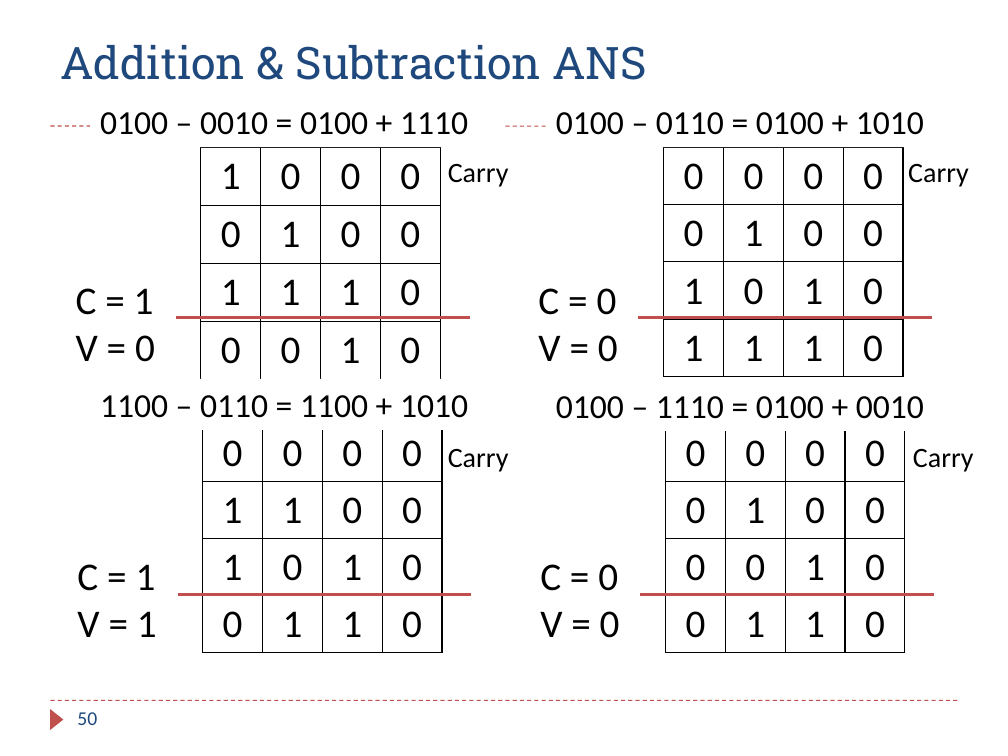
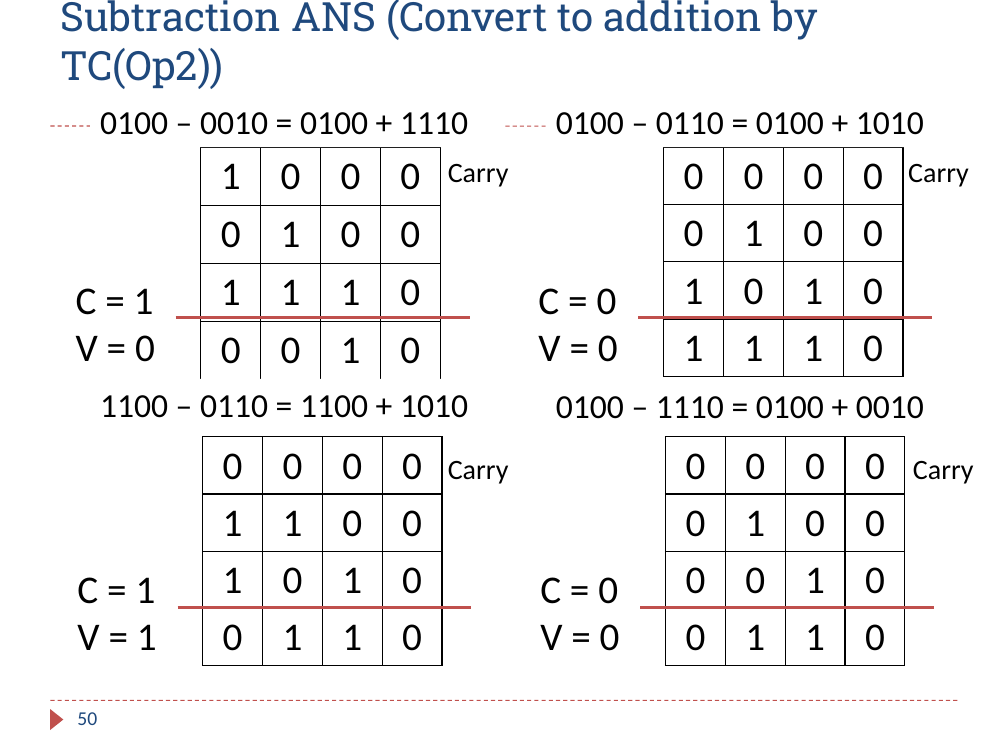
Before and after one commit to guhofstra/CSC111Fa26, a slide deck: slide 50 of PPTs/Ch4_ARM_Arithmetic_Logic_Exercises_ANS.pptx. Drawn at 1008x756 pixels with LibreOffice and Linux fonts; fonts in the diff are those of the drawing. Boxes give left, top, right and bottom in pixels: in the first picture for what was removed or moved away, otherwise in the second. Text is boxed around its words. In the diff, an @@ line names an element or a change of style, - is before the commit and + after.

```diff
--- a/PPTs/Ch4_ARM_Arithmetic_Logic_Exercises_ANS.pptx
+++ b/PPTs/Ch4_ARM_Arithmetic_Logic_Exercises_ANS.pptx
@@ title at [60, 0, 818, 89]: text changed; size 32 to 28.8 pt @@
-Addition & Subtraction ANS
+Subtraction ANS (Convert to addition by TC(Op2))
@@ 4 texts: place and size @@
-4 texts at [77, 448, 974, 638]
+4 texts at [77, 460, 974, 651]
@@ 2 tables, 2 lines: place and size @@
-2 tables, 2 lines at [177, 424, 934, 653]
+2 tables, 2 lines at [177, 436, 934, 665]
```
Also in this commit, not shown: 4 other slides changed, 1 other file.
